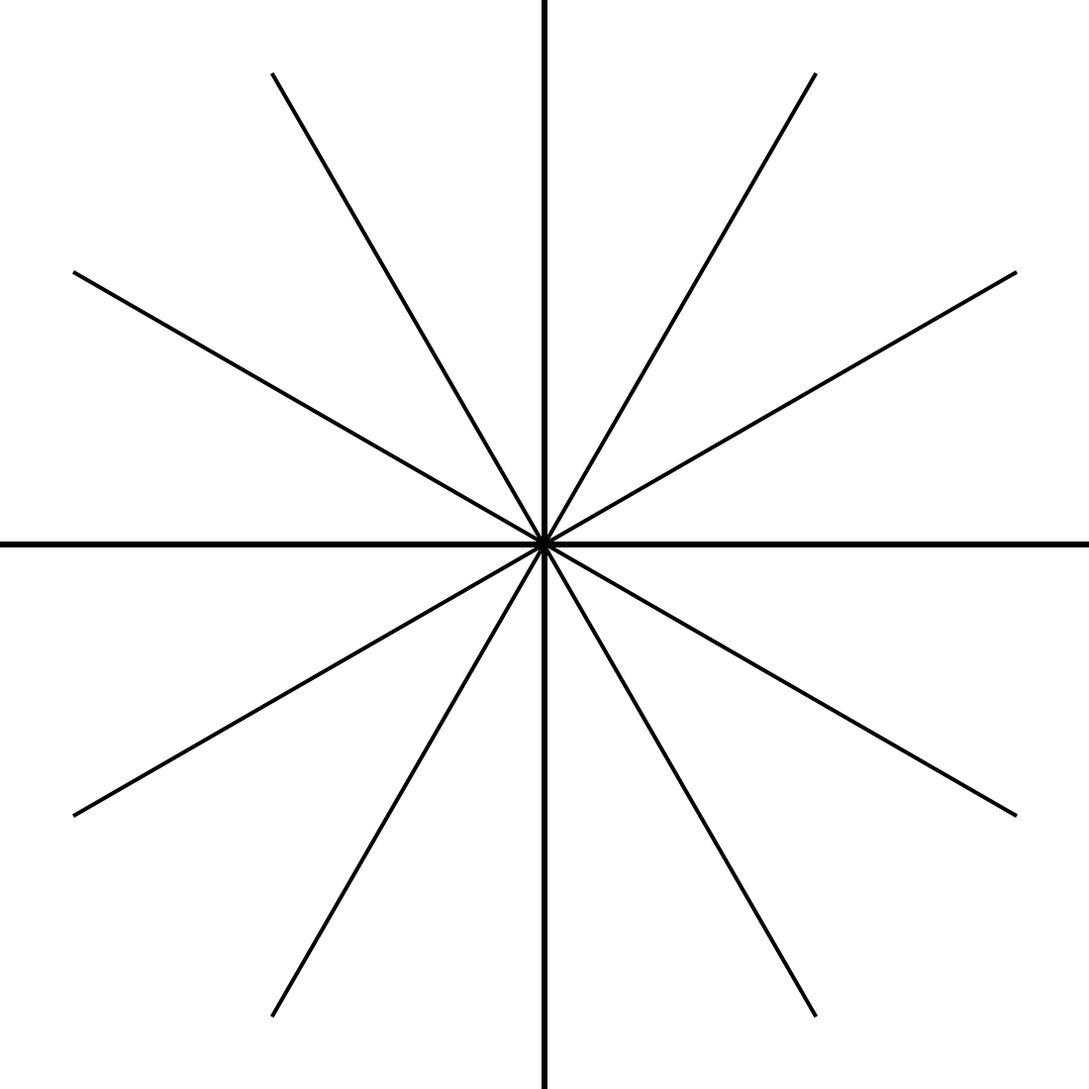
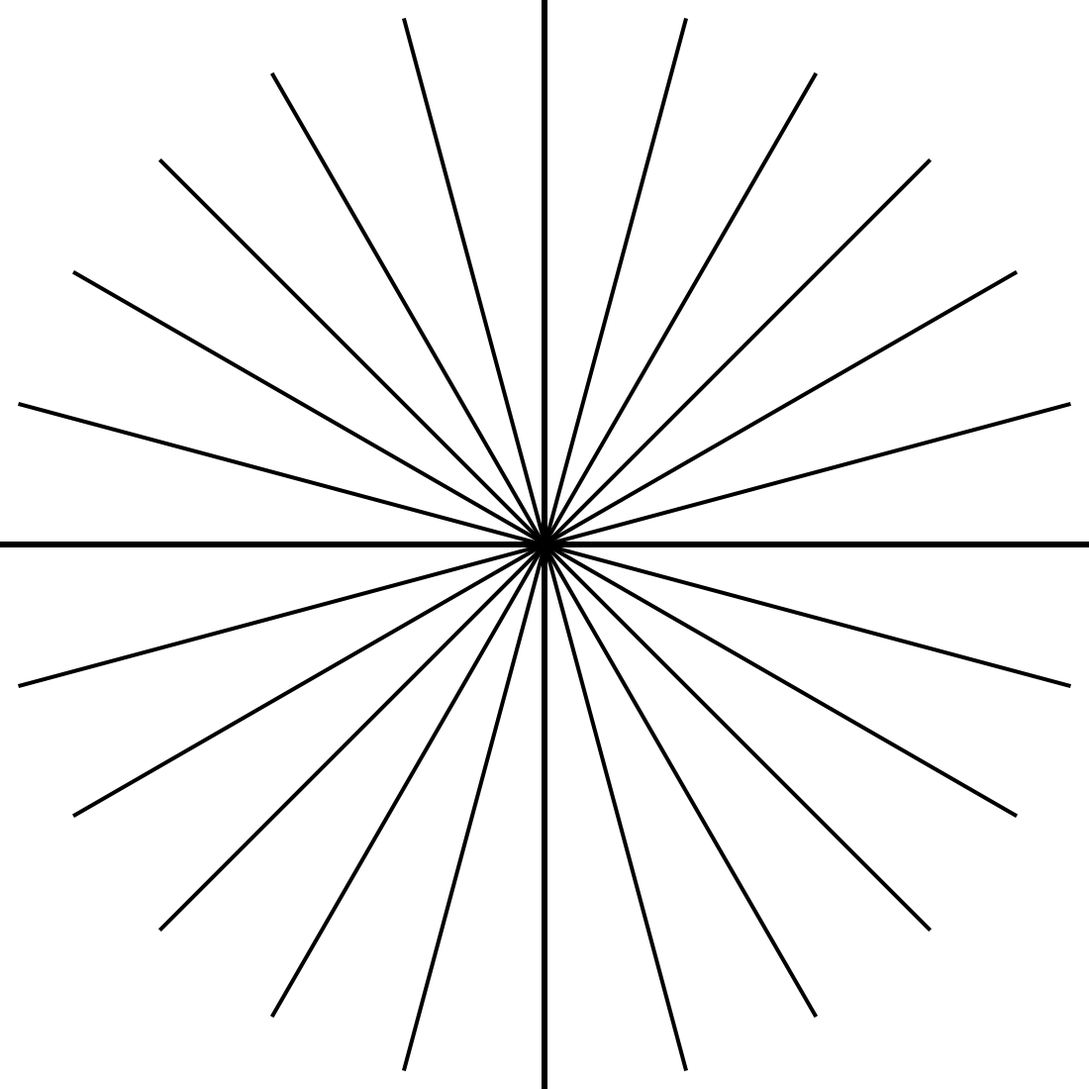
Before/after of a 1089 × 1089 layered artwork. What changed in the layer stack:
added layer "11 oclock" above "10 oclock" over <box>401,17,689,1072</box>
added layer "9 oclock" above "8 oclock" over <box>158,158,932,932</box>
added layer "7 oclock" above "5 oclock" over <box>17,401,1072,689</box>
added layer "5 oclock" above "4 oclock" over <box>17,401,1072,689</box>
added layer "3 oclock" above "2 oclock" over <box>158,158,932,932</box>
added layer "1 oclock" over <box>401,17,689,1072</box>
